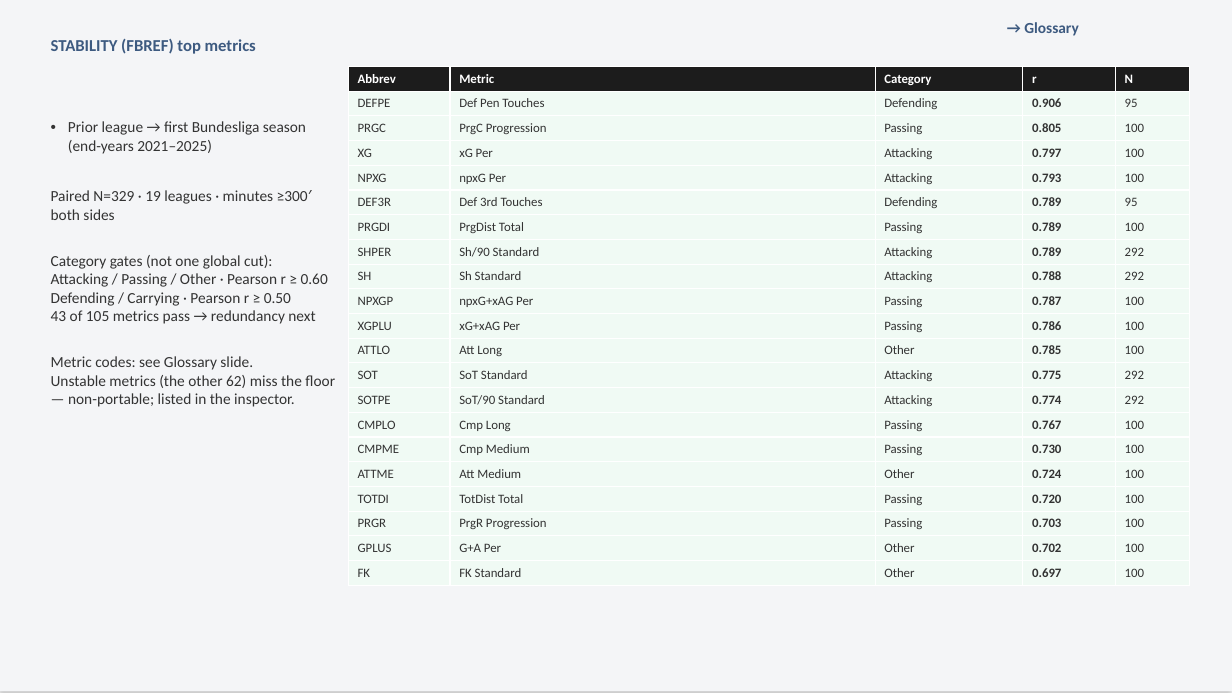
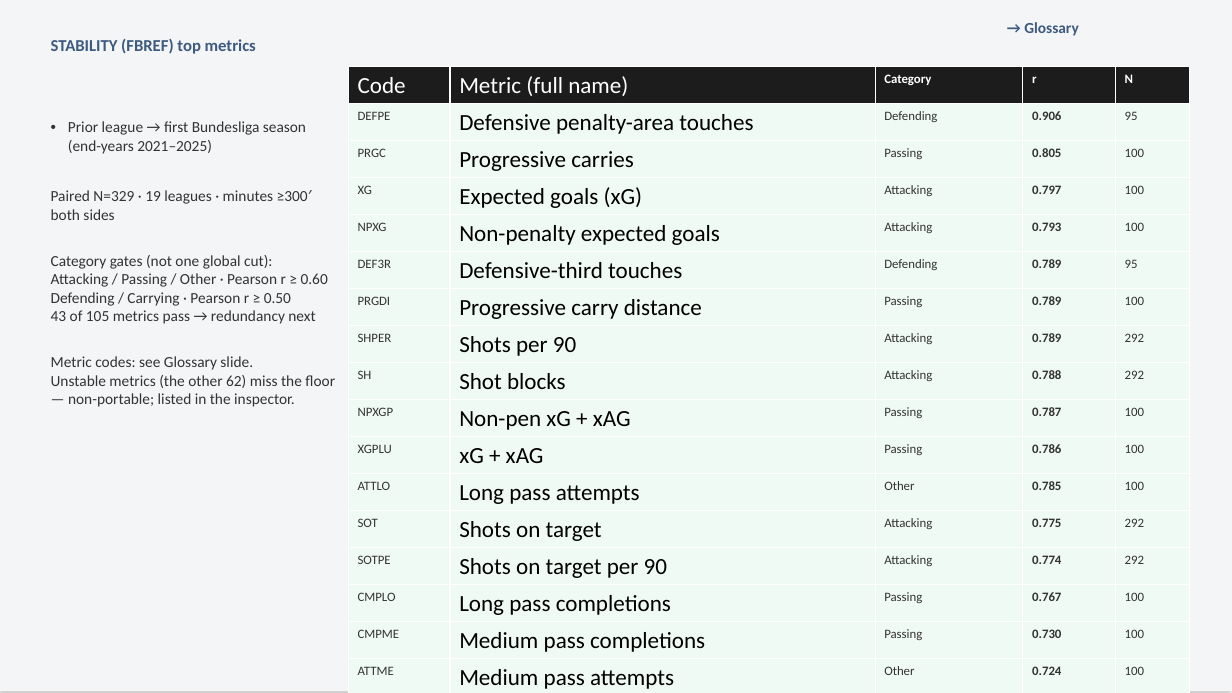
Before and after one commit to colbymorris08/bundesliga-transfer-traits, a slide deck: slide 7 of bundesliga_transfer_traits.pptx. Drawn at 1232x693 pixels with LibreOffice and Linux fonts; fonts in the diff are those of the drawing. Boxes give left, top, right and bottom in pixels: in the first picture for what was removed or moved away, otherwise in the second. Text is boxed around its words. In the diff, an @@ line names an element or a change of style, - is before the commit and + after.

```diff
--- a/bundesliga_transfer_traits.pptx
+++ b/bundesliga_transfer_traits.pptx
@@ table at [348, 67, 1189, 693] @@
-row 1, column 1: Abbrev
+row 1, column 1: Code
-row 1, column 2: Metric
+row 1, column 2: Metric (full name)
-row 2, column 2: Def Pen Touches
+row 2, column 2: Defensive penalty-area touches
-row 3, column 2: PrgC Progression
+row 3, column 2: Progressive carries
-row 4, column 2: xG Per
+row 4, column 2: Expected goals (xG)
-row 5, column 2: npxG Per
+row 5, column 2: Non-penalty expected goals
-row 6, column 2: Def 3rd Touches
+row 6, column 2: Defensive-third touches
-row 7, column 2: PrgDist Total
+row 7, column 2: Progressive carry distance
-row 8, column 2: Sh/90 Standard
+row 8, column 2: Shots per 90
-row 9, column 2: Sh Standard
+row 9, column 2: Shot blocks
-row 10, column 2: npxG+xAG Per
+row 10, column 2: Non-pen xG + xAG
-row 11, column 2: xG+xAG Per
+row 11, column 2: xG + xAG
-row 12, column 2: Att Long
+row 12, column 2: Long pass attempts
-row 13, column 2: SoT Standard
+row 13, column 2: Shots on target
-row 14, column 2: SoT/90 Standard
+row 14, column 2: Shots on target per 90
-row 15, column 2: Cmp Long
+row 15, column 2: Long pass completions
-row 16, column 2: Cmp Medium
+row 16, column 2: Medium pass completions
-row 17, column 2: Att Medium
+row 17, column 2: Medium pass attempts
-row 18, column 2: TotDist Total
+row 18, column 2: Total pass distance
-row 19, column 2: PrgR Progression
+row 19, column 2: Progressive passes received (count)
-row 20, column 2: G+A Per
+row 20, column 2: Goals + assists
-row 21, column 2: FK Standard
+row 21, column 2: Free kicks
```
Also in this commit, not shown: 4 other slides changed.
